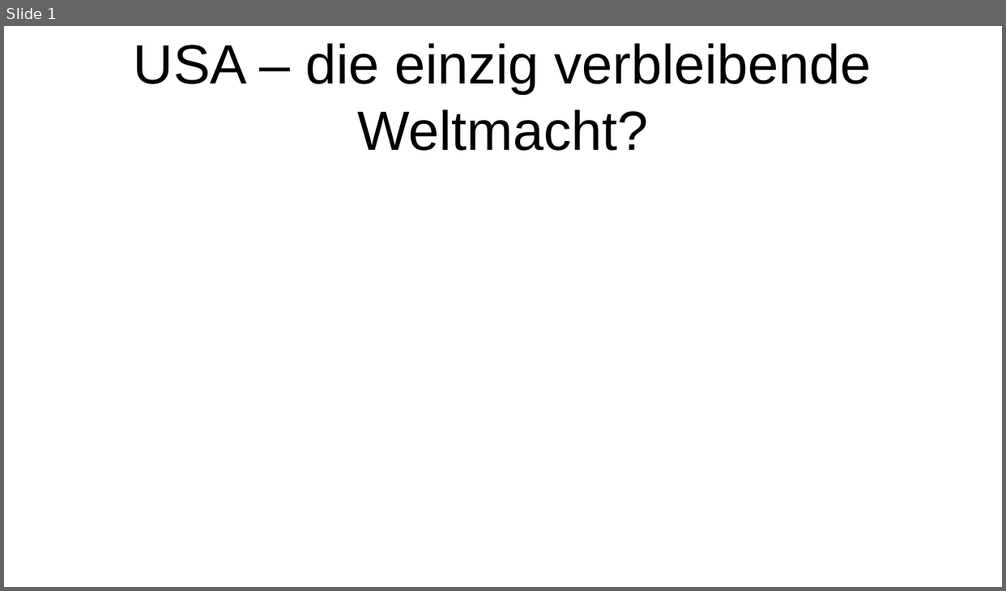
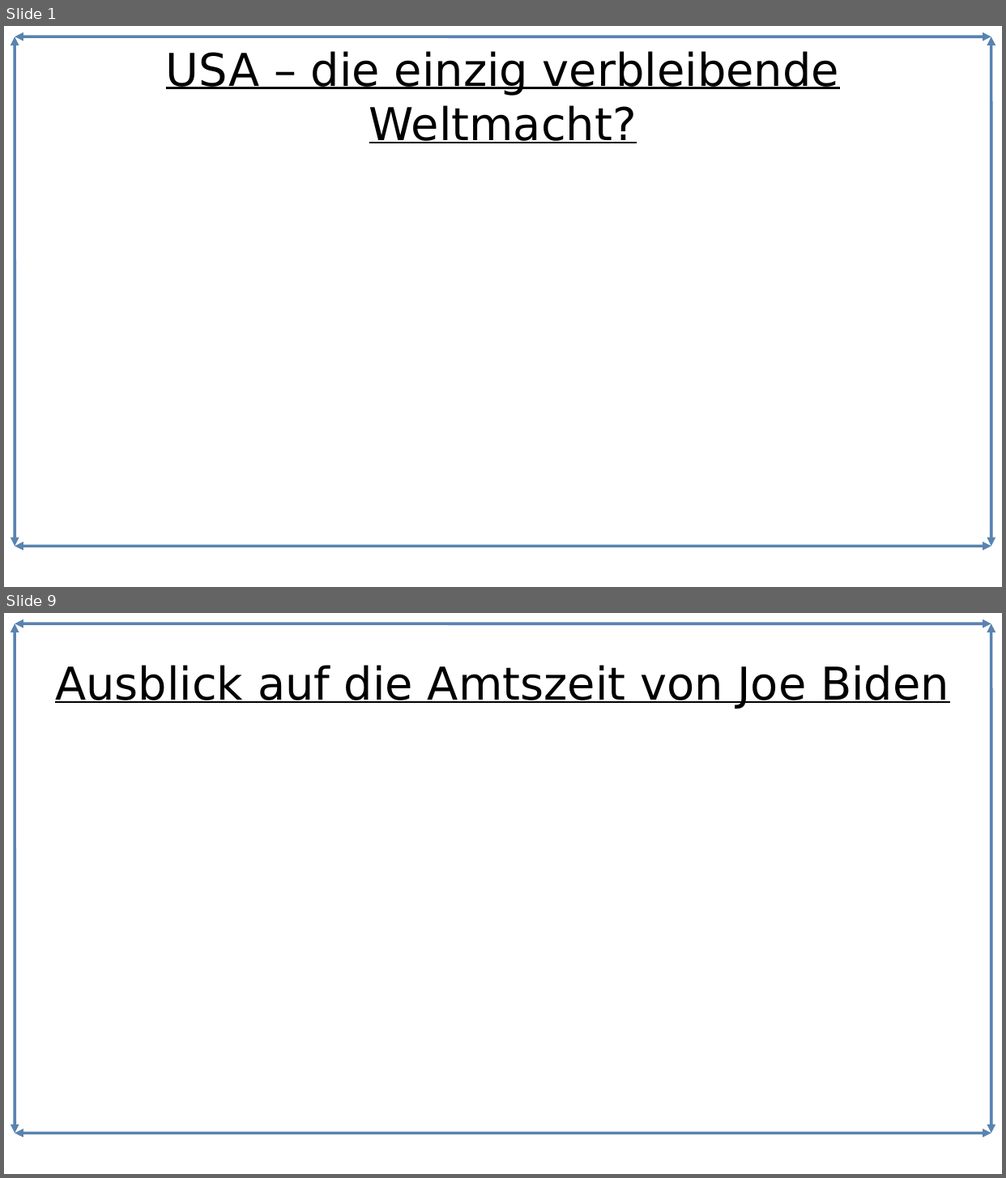
Before and after one commit to Lacrimus/Referat-Geschichte-USA-die-einzig-verbleibende-Weltmacht-, a slide deck: USA-die-einzig-verbleibende-Weltmacht.odp. Shown one above the other, each under a label of ours: slide 1 before the commit, slides 1 and 9 after it; the slides between them are not shown. The pictures are 1006x591 and 1006x1178 pixels, drawn with LibreOffice and Linux fonts; fonts in the diff are those of the drawing. Boxes give left, top, right and bottom in pixels: in the first picture for what was removed or moved away, otherwise in the second. Text is boxed around its words. In the diff, an @@ line names an element or a change of style, - is before the commit and + after.

```diff
--- a/USA-die-einzig-verbleibende-Weltmacht.odp
+++ b/USA-die-einzig-verbleibende-Weltmacht.odp
@@ slide 9 added at [4, 613, 1002, 1174], background #FFFFFF; not listed: 4 template elements that a slide beside it also shows @@
@@ title added at [55, 665, 949, 709], 36 pt, text #000000, underline @@
+Ausblick auf die Amtszeit von Joe Biden
@@ slide 1 changed as well @@
@@ double arrow added from (15, 37) to (15, 547), #5983B0 2.3 pt @@
@@ double arrow added from (15, 37) to (992, 37), #5983B0 2.3 pt @@
@@ title "USA – die einzig verbleibende ..." at [166, 51, 839, 143]: size 44 to 36 pt, font Arial to DejaVu Sans, underline on @@
@@ double arrow added from (992, 37) to (992, 547), #5983B0 2.3 pt @@
@@ double arrow added from (992, 547) to (15, 547), #5983B0 2.3 pt @@
```
Also in this commit, not shown: 8 other slides added, 1 other file.
